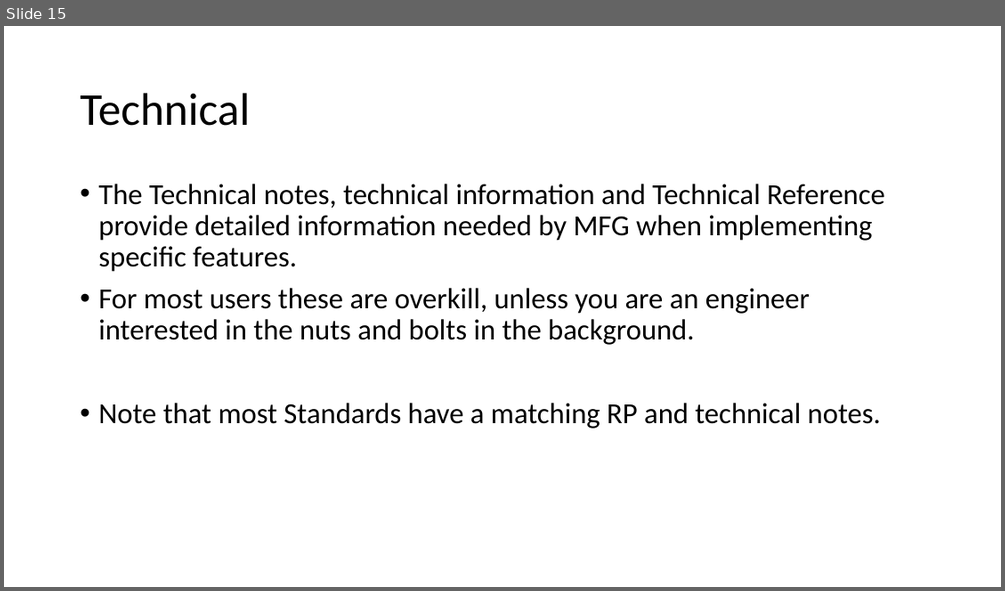
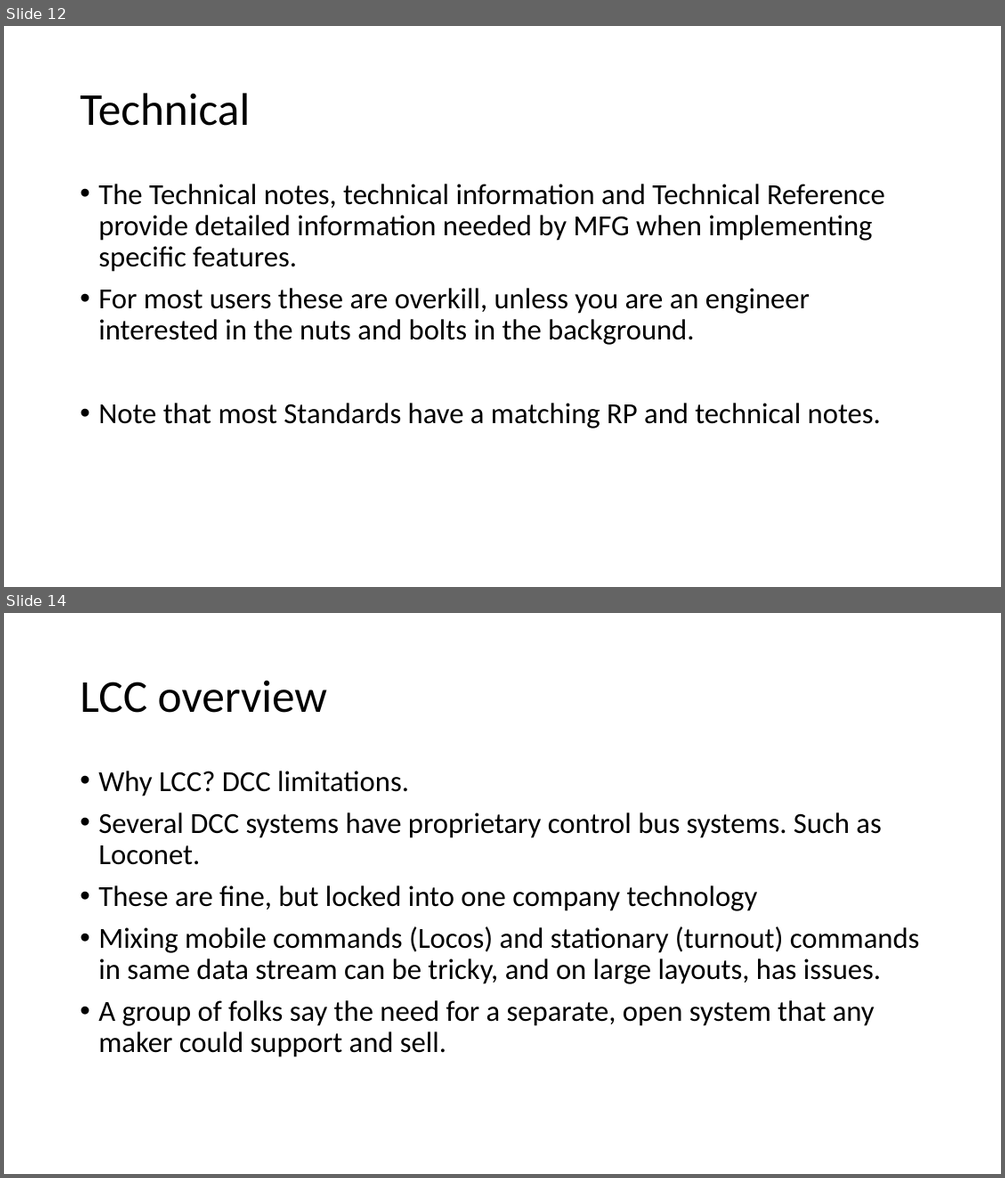
Before and after one commit to McLae/dfwtrainshows, a slide deck: Clinics/Standards.pptx. Shown one above the other, each under a label of ours: slide 15 before the commit, slides 12 and 14 after it; the slides between them are not shown. The pictures are 1005x591 and 1005x1178 pixels, drawn with LibreOffice and Linux fonts; fonts in the diff are those of the drawing. Boxes give left, top, right and bottom in pixels: in the first picture for what was removed or moved away, otherwise in the second. Text is boxed around its words. In the diff, an @@ line names an element or a change of style, - is before the commit and + after.

```diff
--- a/Clinics/Standards.pptx
+++ b/Clinics/Standards.pptx
@@ slide 14 added at <box>4,613,1001,1174</box>, background #FFFFFF @@
@@ title added at <box>80,680,327,713</box>, 44 pt, text #000000 @@
+LCC overview
@@ text added at <box>98,771,920,1057</box>, 28 pt, text #000000 @@
+• Why LCC? DCC limitations.
+• Several DCC systems have proprietary control bus systems. Such as Loconet.
+• These are fine, but locked into one company technology
+• Mixing mobile commands (Locos) and stationary (turnout) commands in same data stream can be tricky, and on large layouts, has issues.
+• A group of folks say the need for a separate, open system that any maker could support and sell.
@@ what was slide 15 is now slide 12 @@
```
Also in this commit, not shown: 3 slides changed, 2 other slides added, 1 other file.
